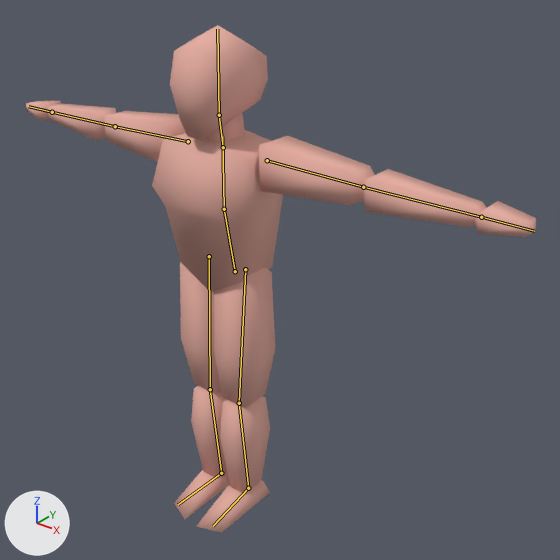
The Blender file Assets/Blender Source/Character.blend: old version first, new version second.
The view is the same before and after, from a 50 mm lens placed at (1.77, -1.89, 2.24), pointed at (0.17, 0.11, 1.0). The lights are fixed; the arrows at lower left show +X, +Y and +Z. The bones that bend it are drawn over the model as lines.

Names of what the first picture shows: 'Player'.
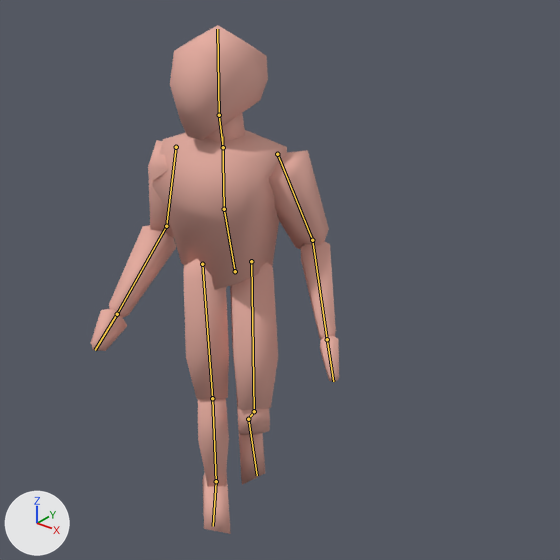
The newer file adds an action. The first version stands in its rest pose; the second is drawn at frame 20 of the action 'Movement-BR'.

Location of each change, (x1, y1, x2, y2) in pixels of the pictures (560 x 560 px):
'Player', posed (51% narrower)
    before: (26, 25, 536, 532)
    after: (91, 25, 339, 534)
bone 'upper_arm.L', root to tip
    before: (267, 160) to (363, 187)
    after: (277, 154) to (312, 240)
bone 'forearm.L', root to tip
    before: (363, 187) to (481, 217)
    after: (312, 240) to (327, 339)
bone 'upper_arm.R', root to tip
    before: (188, 141) to (115, 126)
    after: (176, 147) to (166, 226)
bone 'forearm.R', root to tip
    before: (115, 126) to (52, 112)
    after: (166, 226) to (117, 314)
bone 'thigh.L', root to tip
    before: (245, 269) to (239, 403)
    after: (251, 261) to (254, 411)
bone 'shin.L', root to tip
    before: (239, 403) to (248, 488)
    after: (254, 411) to (248, 419)
bone 'thigh.R', root to tip
    before: (209, 256) to (210, 389)
    after: (202, 264) to (212, 398)

The change, as a diff of the scene's bpy script:
```diff
--- a/Assets/Blender Source/Character.blend.py
+++ b/Assets/Blender Source/Character.blend.py
@@ bone_upper_arm_l @@
 bone_upper_arm_l = bpy.data.objects['metarig'].pose.bones['upper_arm.L']  # child of 'spine.up'
-bone_upper_arm_l.location = (0.0, 0.0, 0.0)
-bone_upper_arm_l.rotation_quaternion = (1.0, 0.0, 0.0, 0.0)  # degrees (0, 0, 0)
+bone_upper_arm_l.location = (0.009, -0.019, -0.076)
+bone_upper_arm_l.rotation_quaternion = (0.748, -0.157, 0.04, -0.643)  # degrees (-17, -8, -80)
@@ bone_forearm_l @@
 bone_forearm_l = bpy.data.objects['metarig'].pose.bones['forearm.L']  # child of 'upper_arm.L'
-bone_forearm_l.location = (0.0, 0.0, 0.0)
-bone_forearm_l.rotation_quaternion = (1.0, 0.0, 0.0, 0.0)  # degrees (0, 0, 0)
+bone_forearm_l.location = (0.005, -0.039, 0.033)
+bone_forearm_l.rotation_quaternion = (0.814, 0.512, -0.265, -0.048)  # degrees (69, -23, -22)
@@ bone_upper_arm_r @@
 bone_upper_arm_r = bpy.data.objects['metarig'].pose.bones['upper_arm.R']  # child of 'spine.up'
-bone_upper_arm_r.location = (0.0, 0.0, 0.0)
-bone_upper_arm_r.rotation_quaternion = (1.0, 0.0, 0.0, 0.0)  # degrees (0, 0, 0)
+bone_upper_arm_r.location = (0.009, -0.016, 0.077)
+bone_upper_arm_r.rotation_quaternion = (0.774, 0.165, -0.304, 0.529)  # degrees (-5, -40, 70)
@@ bone_forearm_r @@
 bone_forearm_r = bpy.data.objects['metarig'].pose.bones['forearm.R']  # child of 'upper_arm.R'
-bone_forearm_r.location = (0.0, 0.0, 0.0)
-bone_forearm_r.rotation_quaternion = (1.0, 0.0, 0.0, 0.0)  # degrees (0, 0, 0)
+bone_forearm_r.location = (-0.005, -0.039, 0.033)
+bone_forearm_r.rotation_quaternion = (0.814, 0.512, 0.265, 0.048)  # degrees (69, 23, 22)
@@ bone_thigh_l @@
 bone_thigh_l = bpy.data.objects['metarig'].pose.bones['thigh.L']  # child of 'spine.down'
-bone_thigh_l.location = (0.0, 0.0, 0.0)
-bone_thigh_l.rotation_quaternion = (1.0, 0.0, 0.0, 0.0)  # degrees (0, 0, 0)
+bone_thigh_l.location = (-0.026, -0.004, 0.063)
+bone_thigh_l.rotation_quaternion = (0.916, -0.13, -0.372, -0.077)  # degrees (-15, -45, -4)
@@ bone_shin_l @@
 bone_shin_l = bpy.data.objects['metarig'].pose.bones['shin.L']  # child of 'thigh.L'
-bone_shin_l.rotation_quaternion = (1.0, 0.0, 0.0, 0.0)  # degrees (0, 0, 0)
+bone_shin_l.rotation_quaternion = (0.866, 0.5, 0.001, 0.0)  # degrees (60, 0, 0)
@@ bone_thigh_r @@
 bone_thigh_r = bpy.data.objects['metarig'].pose.bones['thigh.R']  # child of 'spine.down'
-bone_thigh_r.location = (0.0, 0.0, 0.0)
-bone_thigh_r.rotation_quaternion = (1.0, 0.0, 0.0, 0.0)  # degrees (0, 0, 0)
+bone_thigh_r.location = (0.026, 0.005, -0.063)
+bone_thigh_r.rotation_quaternion = (0.924, 0.009, -0.382, -0.028)  # degrees (3, -45, -5)
```
